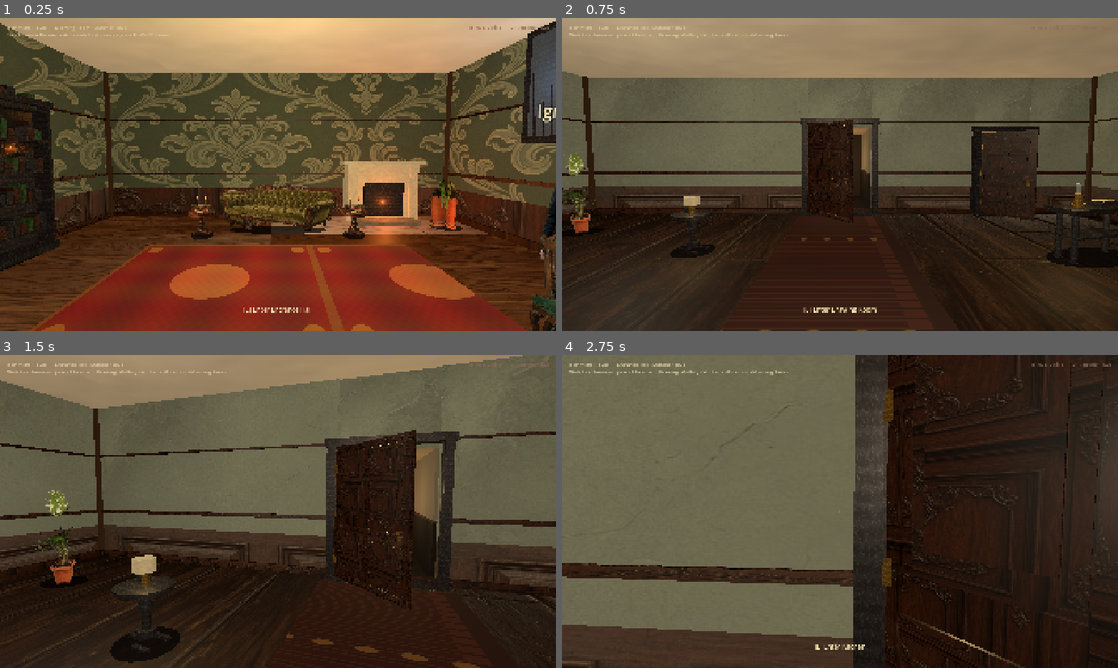
Above: before the commit, frames 1-4 (two rows, left to right).
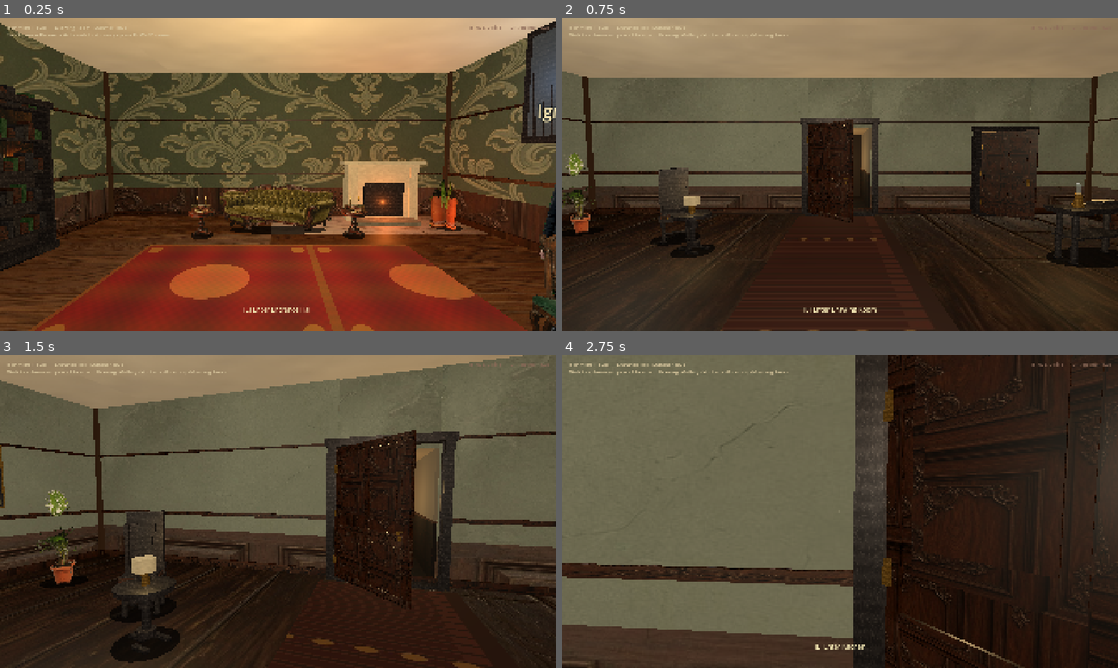
Above: after the commit, the same moments.

Repository: drakewing-eng/aetheric-engine
Game: Godot game, scene res://scenes/fps_main.tscn
Two runs of this game, one before a commit and one after it. Both use one fixed random seed, a clock stepped at 60 frames per second and the inputs below.
Inputs (mouse positions are in pixels of both pictures, inside the frame that each line leads up to):
- Up to frame 1 (0.25 s): no input
- Up to frame 2 (0.75 s): tap Enter at 0.5 s; move the mouse to (867, 174) at 0.52 s; hold W (move_forward) from 0.53 s (still down); hold E (interact) from 0.53 s (still down); click (867, 174) at 0.67 s
- Up to frame 3 (1.5 s): keep holding W (move_forward); move the mouse to (250, 511) at 1.27 s; release E (interact) at 1.28 s; tap E (interact) at 1.35 s
- Up to frame 4 (2.75 s): keep holding W (move_forward); tap E (interact) at 2 s; move the mouse to (851, 505) at 2.02 s; hold E (interact) from 2.03 s (still down)

The runs differ from the first frame. In frame 1, 0.1% of the frame differs, in the area x 0-6%, y 30-45%; in frame 2, 0.5%; in frame 3, 1.0%, in the area x 0-32%, y 28-86%; in frame 4, nothing differs.

Commit message:
visual loop 4: solid gallery machines, filled hall paintings, workshop+conservatory density

Diff:
--- a/aetheric-engine-godot/scripts/fps_props.gd
+++ b/aetheric-engine-godot/scripts/fps_props.gd
@@ -615,26 +615,36 @@
 # ─── Gallery / aetheric ──────────────────────────────────────────────────────
 
 static func _make_machine(prop: Dictionary) -> Node3D:
-	## Secondary apparatus — gauges, pipes, plinth (not a plain can).
+	## Secondary apparatus — continuous column (no floating caps) + gauges/pipes.
 	var root := Node3D.new()
 	root.name = "Machine"
 	var height: float = prop.get("height", 2.6)
+	var col_h: float = maxf(height * 0.72, 1.4)
+	var col_mid: float = 0.35 + col_h * 0.5
 	_add_box(root, Vector3(0, 0.15, 0), Vector3(0.95, 0.3, 0.85), MAHOGANY_DARK, true, 0.45)
-	_add_cylinder(root, Vector3(0, height * 0.4, 0), 0.32, height * 0.55, BRASS, true, 0.35, true)
-	_add_cylinder(root, Vector3(0, height * 0.72, 0), 0.38, 0.08, COPPER, false, 0.35, true)
-	_add_cylinder(root, Vector3(0, height * 0.85, 0), 0.18, 0.28, Color(0.62, 0.5, 0.22), true, 0.4, true)
+	# Continuous brass body
+	_add_cylinder(root, Vector3(0, col_mid, 0), 0.34, col_h, BRASS, true, 0.35, true)
+	# Coil bands clamped to column (no floating disks)
+	for i in 3:
+		var y: float = 0.55 + i * (col_h * 0.28)
+		_add_cylinder(root, Vector3(0, y, 0), 0.4, 0.07, COPPER, false, 0.35, true)
+	# Cap sits ON column top
+	var top_y: float = 0.35 + col_h
+	_add_cylinder(root, Vector3(0, top_y, 0), 0.38, 0.1, BRASS.lightened(0.05), false, 0.32, true)
+	_add_cylinder(root, Vector3(0, top_y + 0.12, 0), 0.14, 0.18, Color(0.62, 0.5, 0.22), false, 0.4, true)
 	# Side instrument
-	_add_box(root, Vector3(0.4, 0.55, 0.15), Vector3(0.28, 0.4, 0.32), MAHOGANY, true, 0.45)
-	_add_cylinder(root, Vector3(0.4, 0.82, 0.15), 0.08, 0.06, BRASS, false, 0.3, true)
-	# Pipe elbow
-	_add_cylinder(root, Vector3(-0.35, 0.7, 0.0), 0.05, 0.45, COPPER, false, 0.35, true)
-	_add_box(root, Vector3(-0.35, 0.95, 0.15), Vector3(0.1, 0.1, 0.35), COPPER, false, 0.35)
+	_add_box(root, Vector3(0.42, 0.55, 0.15), Vector3(0.28, 0.4, 0.32), MAHOGANY, true, 0.45)
+	_add_cylinder(root, Vector3(0.42, 0.82, 0.15), 0.08, 0.06, BRASS, false, 0.3, true)
+	# Pipe elbow grounded on body
+	_add_cylinder(root, Vector3(-0.38, 0.75, 0.0), 0.05, 0.5, COPPER, false, 0.35, true)
+	_add_box(root, Vector3(-0.38, 1.02, 0.15), Vector3(0.1, 0.1, 0.35), COPPER, false, 0.35)
 	var glow := OmniLight3D.new()
 	glow.light_color = Color(0.55, 0.75, 0.85)
 	glow.light_energy = 0.45
 	glow.omni_range = 3.0
-	glow.position = Vector3(0, height * 0.55, 0.2)
+	glow.position = Vector3(0, col_mid, 0.2)
 	root.add_child(glow)
+	_add_contact_shadow(root, 0.55, 0.5)
 	return root
 
 static func _make_aetheric_machine(prop: Dictionary) -> Node3D:
@@ -1008,6 +1018,7 @@
 	return root
 
 static func _make_painting(feat: Dictionary) -> Node3D:
+	## Gilt frame + canvas. Prefer scene photos over wallpaper (wallpaper reads as empty frame).
 	var root := Node3D.new()
 	root.name = "Painting"
 	var pos: Array = feat.get("pos", [0, 0, 0])
@@ -1015,21 +1026,32 @@
 	root.rotation_degrees.y = feat.get("yaw", 0.0)
 	var w: float = feat.get("width", 0.85)
 	var h: float = feat.get("height", 1.05)
-	_add_box(root, Vector3(0, 0, 0), Vector3(w, h, 0.06), BRASS, true, 0.4)
+	# Outer gilt frame + dark inner lip
+	_add_box(root, Vector3(0, 0, 0), Vector3(w, h, 0.07), BRASS, true, 0.35)
+	_add_box(root, Vector3(0, 0, 0.02), Vector3(w - 0.06, h - 0.06, 0.03), Color(0.22, 0.14, 0.08), false, 0.55)
 	var canvas := MeshInstance3D.new()
 	var cm := BoxMesh.new()
-	cm.size = Vector3(w - 0.12, h - 0.12, 0.02)
+	cm.size = Vector3(w - 0.14, h - 0.14, 0.02)
 	canvas.mesh = cm
 	var cmat := StandardMaterial3D.new()
-	var tex := _load_tex(feat.get("texture", TEX_WALLPAPER))
+	var tex_path: String = str(feat.get("texture", ""))
+	# Wallpaper-as-painting looks like empty frame — prefer a room scene fallback
+	if tex_path.find("wallpaper_") >= 0 or tex_path == "" or tex_path == TEX_WALLPAPER:
+		tex_path = "res://assets/rooms/richmond_drawing_room.jpg"
+	var tex := _load_tex(tex_path)
+	if tex == null:
+		tex = _load_tex("res://assets/rooms/richmond_entrance_hall.jpg")
 	if tex:
 		cmat.albedo_texture = tex
-		cmat.uv1_scale = Vector3(1.2, 1.2, 1.0)
+		cmat.albedo_color = Color(0.95, 0.92, 0.85)
+		cmat.uv1_scale = Vector3(1.0, 1.0, 1.0)
 	else:
-		cmat.albedo_color = Color(0.35, 0.28, 0.2)
-	cmat.roughness = 0.85
+		# Painted landscape suggestion if assets missing
+		cmat.albedo_color = Color(0.28, 0.32, 0.38)
+	cmat.roughness = 0.75
+	cmat.shading_mode = BaseMaterial3D.SHADING_MODE_PER_PIXEL
 	canvas.material_override = cmat
-	canvas.position = Vector3(0, 0, 0.04)
+	canvas.position = Vector3(0, 0, 0.045)
 	root.add_child(canvas)
 	return root
 
--- a/aetheric-engine-godot/scripts/fps_rooms.gd
+++ b/aetheric-engine-godot/scripts/fps_rooms.gd
@@ -175,8 +175,12 @@
 			{"kind": "mirror", "pos": [-6.5, 1.7, -2.2], "yaw": 90.0},
 			{"kind": "painting", "pos": [3.5, 2.0, -4.7], "yaw": 0.0, "width": 1.0, "height": 1.15,
 				"texture": "res://assets/rooms/richmond_entrance_hall.jpg"},
-			{"kind": "painting", "pos": [-3.2, 2.0, -4.7], "yaw": 0.0, "width": 0.8, "height": 1.0,
-				"texture": TEX + "wallpaper_hall.jpg"},
+			{"kind": "painting", "pos": [-3.2, 2.0, -4.7], "yaw": 0.0, "width": 0.85, "height": 1.05,
+				"texture": "res://assets/rooms/richmond_drawing_room.jpg"},
+			{"kind": "painting", "pos": [6.4, 1.9, 2.2], "yaw": -90.0, "width": 0.9, "height": 1.1,
+				"texture": "res://assets/rooms/richmond_gallery.jpg"},
+			{"kind": "painting", "pos": [-6.4, 1.9, 1.5], "yaw": 90.0, "width": 0.75, "height": 0.95,
+				"texture": "res://assets/rooms/richmond_conservatory.jpg"},
 		],
 		"props": [
 			{
@@ -197,6 +201,8 @@
 				"texture": "res://assets/props/plants/plant_fern.png", "width": 0.8, "height": 1.2},
 			{"kind": "plant", "pos": [5.2, 0.0, -3.2], "scale": 0.95,
 				"texture": "res://assets/props/plants/plant_fern.png", "width": 0.85, "height": 1.25},
+			{"kind": "chair", "pos": [3.2, 0.0, 2.5], "yaw": -150.0, "fabric": Color(0.35, 0.22, 0.16)},
+			{"kind": "crate", "pos": [-5.8, 0.0, 2.8], "scale": 0.7},
 		],
 		"doors": [
 			{
@@ -414,6 +420,8 @@
 			{"kind": "crate", "pos": [3.5, 0.0, 2.5], "scale": 1.0},
 			{"kind": "crate", "pos": [2.9, 0.0, 2.9], "scale": 0.75},
 			{"kind": "crate", "pos": [-3.5, 0.0, 3.2], "scale": 0.9},
+			{"kind": "crate", "pos": [3.8, 0.0, -2.8], "scale": 0.85},
+			{"kind": "crate", "pos": [-3.8, 0.0, -3.2], "scale": 0.7},
 			{"kind": "stool", "pos": [-1.5, 0.0, -1.8], "yaw": 30.0},
 			{"kind": "stool", "pos": [1.5, 0.0, -1.5], "yaw": -15.0},
 			{"kind": "stool", "pos": [0.0, 0.0, 1.4], "yaw": 10.0},
@@ -421,11 +429,15 @@
 			{"kind": "copper_pot", "pos": [3.5, 0.0, -0.7], "scale": 0.85},
 			{"kind": "copper_pot", "pos": [-1.5, 0.0, -2.5], "scale": 0.75},
 			{"kind": "copper_pot", "pos": [1.2, 0.0, -2.3], "scale": 0.65},
+			{"kind": "copper_pot", "pos": [-2.8, 0.0, 1.5], "scale": 0.9},
 			{"kind": "side_table", "pos": [3.5, 0.0, 1.0], "yaw": -15.0},
 			{"kind": "chair", "pos": [3.0, 0.0, 0.5], "yaw": 160.0},
 			{"kind": "bookshelf", "pos": [-4.2, 0.0, 2.5], "yaw": 90.0, "width": 1.4, "height": 2.1},
 			{"kind": "machine", "pos": [0.0, 0.0, 3.5], "yaw": 180.0, "height": 1.9},
+			{"kind": "machine", "pos": [3.6, 0.0, -3.2], "yaw": -30.0, "height": 1.7},
 			{"kind": "chalk_board", "pos": [4.3, 0.0, -1.5], "yaw": -90.0},
+			{"kind": "chalk_board", "pos": [-2.0, 0.0, -4.1], "yaw": 0.0},
+			{"kind": "tool_rack", "pos": [4.3, 0.0, 2.0], "yaw": -90.0},
 		],
 		"doors": [
 			{
@@ -502,10 +514,21 @@
 			{"kind": "plant", "pos": [-3.3, 0.0, -0.8], "scale": 1.0, "tall": true},
 			{"kind": "side_table", "pos": [1.8, 0.0, 1.0], "yaw": -25.0},
 			{"kind": "chair", "pos": [1.2, 0.0, 1.5], "yaw": 150.0, "fabric": Color(0.35, 0.4, 0.32)},
+			{"kind": "chair", "pos": [-1.8, 0.0, 1.6], "yaw": -140.0, "fabric": Color(0.32, 0.38, 0.3)},
 			{"kind": "stool", "pos": [-1.5, 0.0, 0.8], "yaw": 20.0},
 			{"kind": "copper_pot", "pos": [2.0, 0.0, -0.5], "scale": 0.7},
 			{"kind": "copper_pot", "pos": [-1.8, 0.0, 0.3], "scale": 0.55},
+			# Central console / fountain-like still-life (breaks empty floor)
 			{"kind": "hall_table", "pos": [0.0, 0.0, 0.2], "yaw": 0.0},
+			{"kind": "plant", "pos": [0.0, 0.0, -0.6], "scale": 0.7},
+			{"kind": "plant", "pos": [3.5, 0.0, 2.5], "scale": 0.85},
+			{"kind": "plant", "pos": [-3.5, 0.0, 2.4], "scale": 0.9, "tall": true},
+			{
+				"kind": "rug",
+				"pos": [0.0, 0.0, 0.5],
+				"size": [2.4, 2.0],
+				"texture": "res://assets/rooms/textures/rug_persian.jpg",
+			},
 		],
 		"doors": [
 			{
